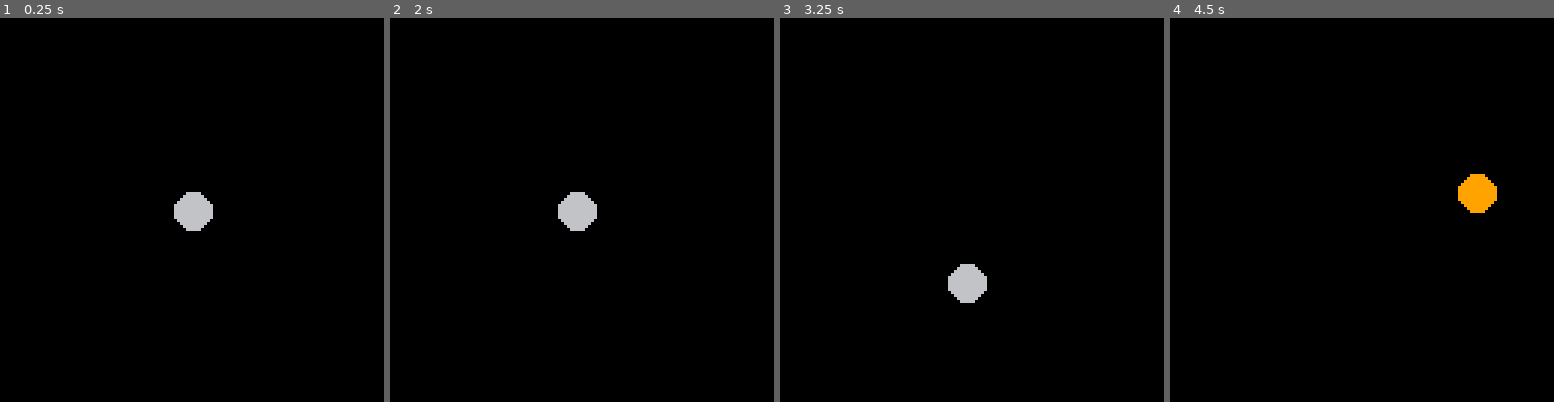
Above: before the commit, frames 1-4 (left to right).
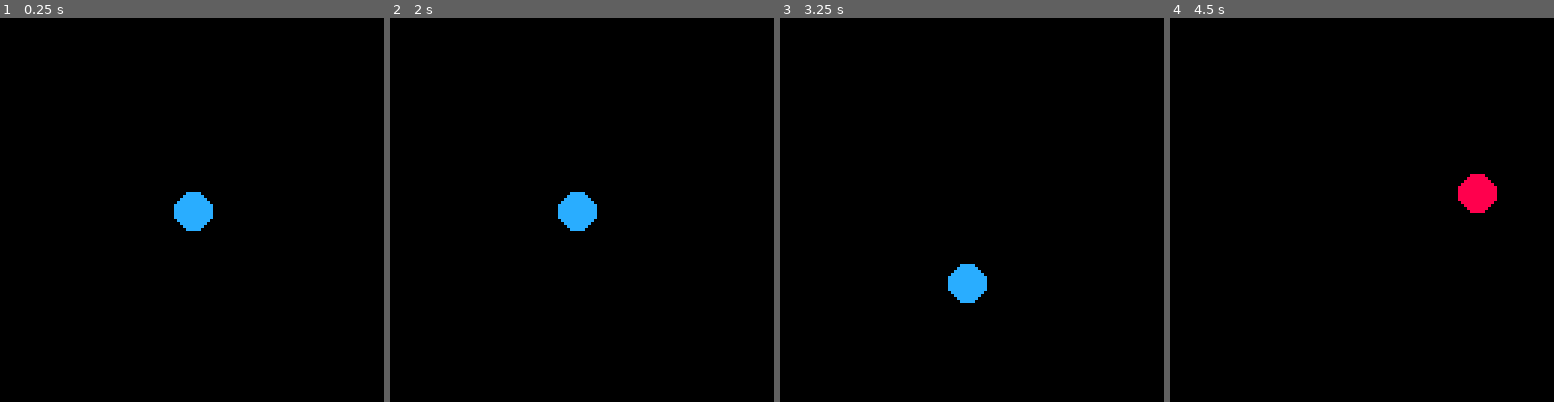
Above: after the commit, the same moments.

Repository: PabloReszczynski/GGJ2019
Game: PICO-8 cartridge ggj19.p8
Two runs of this game, one before a commit and one after it. Both use one fixed random seed, a clock stepped at 60 frames per second and the inputs below.
Inputs:
- Up to frame 1 (0.25 s): no input
- Up to frame 2 (2 s): tap O (Z key) at 0.33, 0.7, 1.43 s; tap X (X key) at 1.07 s; hold Left from 1.97 s (still down)
- Up to frame 3 (3.25 s): tap X (X key) every 0.33 s from 2.07 to 3.07 s; tap O (Z key) at 2.22, 3.1 s; release Left at 2.37 s; hold Down 2.42-2.82 s; hold Right from 2.87 s (still down)
- Up to frame 4 (4.5 s): tap X (X key) every 0.33 s from 3.4 to 4.4 s; release Right at 3.53 s; hold Up 3.58-4.08 s; tap O (Z key) at 3.98 s; hold Right from 4.13 s (still down)

The runs differ from the first frame. In frame 1, 0.8% of the frame differs, in the area x 45-56%, y 45-56%; in frame 2, 0.8%; in frame 3, 0.8%; in frame 4, 0.8%.

Commit message:
add color variables

Diff:
--- a/ggj19.p8
+++ b/ggj19.p8
@@ -2,12 +2,31 @@
 version 16
 __lua__
 
+-- Buttons
 local left_btn = 0
 local right_btn = 1
 local up_btn = 2
 local down_btn = 3
 local A_btn = 4
 local B_btn = 5
+
+-- Colors
+local cl_black = 0
+local cl_darkblue = 1
+local cl_darkpurple = 2
+local cl_darkgreen = 3
+local cl_brown = 4
+local cl_darkgray = 5
+local cl_lightgray = 6
+local cl_white = 7
+local cl_red = 8
+local cl_orange = 9
+local cl_yellow = 10
+local cl_green = 11
+local cl_blue = 12
+local cl_indigo = 13
+local cl_pink = 14
+local cl_peach = 15
 
 local player
 
@@ -17,7 +36,7 @@
     y = 64,
     vx = 2,
     vy = 2,
-    color = 6
+    color = cl_blue
   }
   return player
 end
@@ -40,10 +59,10 @@
     player.y -= player.vy
   end
   if btn(A_btn) then
-    player.color = 6
+    player.color = cl_blue
   end
   if btn(B_btn) then
-    player.color = 9
+    player.color = cl_red
   end
 end
 
